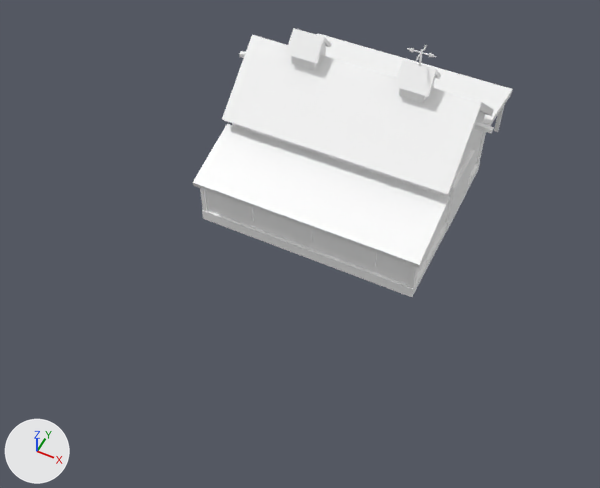
The FBX model Assets/Resources/Art/Model/Building_Barn_Big_01.fbx, before and after one commit.
Camera for both pictures: a 50 mm lens placed at (0.214, -0.555, 0.557), pointed at (-0.006, -0.116, 0.008). Arrows for +X, +Y and +Z are at lower left; the lights stay in place. Where no turn or scale is listed for an object, it has been applied to the vertices.

Script lines for the objects in view, before the commit:
```python
me_mesh = bpy.data.meshes.new('Mesh')
me_mesh.from_pydata(...)  # 488 vertices, 448 faces; spans x -0.119..0.119, y -0.126..0.126, z 0.0..0.164
me_mesh.materials.append(mat_farmshader)  # its picture is missing
ob_building_barn_big_01 = bpy.data.objects.new('Building_Barn_Big_01', me_mesh)
ob_building_barn_big_01.location = (0.0, 0.0, 0.0)
```
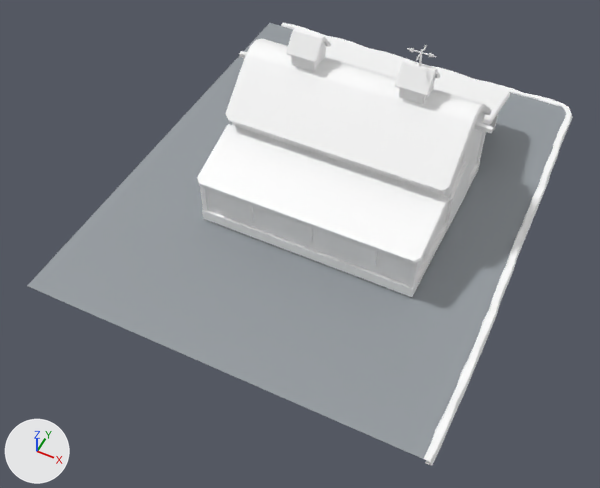
The newer file is also rescaled (x10.0), turned or shifted as a whole; pictures and numbers use the older file's frame.

The change, as JSON lines over the scene's bpy script:
```json
{"op": "add", "block": "img_dungeons_texture_04_png", "code": ["img_dungeons_texture_04_png = load_image('Dungeons_Texture_04.png', '../Textures/Dungeons_Texture_04.png', 1024, 1024, 'sRGB')"]}
{"op": "add", "block": "mat_lambert2", "code": ["mat_lambert2 = principled_material('lambert2')", "mat_lambert2.texture = img_dungeons_texture_04_png"]}
{"op": "add", "block": "mat_blinn4", "code": ["mat_blinn4 = principled_material('blinn4')", "mat_blinn4.base_color = (1.0, 1.0, 1.0)  # white #ffffff", "mat_blinn4.roughness = 0.853"]}
{"block": "me_mesh", "where": "# used by ob_building_barn_big_01; location = (0.0, 0.0, 0.0)"}
{"op": "remove", "block": "me_mesh", "code": "me_mesh.from_pydata(...)  # 488 vertices, 448 faces; spans x -0.119..0.119, y -0.126..0.126, z 0.0..0.164"}
{"op": "add", "block": "me_mesh", "code": "me_mesh.from_pydata(...)  # 745 vertices, 930 faces; spans x -0.119..0.119, y -0.125..0.126, z 0.0..0.164"}
{"block": "me_mesh", "change": "me_mesh part 1: the loose piece of 8 vertices spanning x 0.099..0.103, y 0.117..0.121, z 0.0..0.048 is rebuilt with 8 vertices and now spans x 0.094..0.098, y 0.117..0.121, z 0.0..0.048"}
{"block": "me_mesh", "change": "me_mesh part 2: 27 vertices moved from x -0.103..0.104, y -0.026..0.014, z 0.039..0.161 to x -0.103..0.104, y -0.024..0.014, z 0.032..0.161; 113 vertices removed from x -0.106..0.106, y -0.126..0.126, z 0.0..0.15; 370 vertices added at x -0.106..0.106, y -0.125..0.126, z 0.0..0.149"}
{"op": "add", "block": "me_mesh_001", "code": ["me_mesh_001 = bpy.data.meshes.new('Mesh.001')", "me_mesh_001.from_pydata(...)  # 17 vertices, 10 faces; spans x -0.369..0.0, y 0.0..0.447, z 0.0", "me_mesh_001.materials.append(mat_lambert2)  # picture img_dungeons_texture_04_png"]}
{"op": "add", "block": "me_mesh_002", "code": ["me_mesh_002 = bpy.data.meshes.new('Mesh.002')", "me_mesh_002.from_pydata(...)  # 25 vertices, 16 faces; spans x -0.0016..0.0072, y -0.0563..0.0, z -0.0064..0.0002", "me_mesh_002.materials.append(mat_blinn4)  # its picture is missing"]}
{"op": "add", "block": "me_mesh_003", "code": ["me_mesh_003 = bpy.data.meshes.new('Mesh.003')", "me_mesh_003.from_pydata(...)  # 305 vertices, 216 faces; spans x -0.179..0.179, y -0.199..0.199, z -0.004..0.004", "me_mesh_003.materials.append(mat_blinn4)  # its picture is missing"]}
{"op": "add", "block": "ob_pplane1", "code": ["ob_pplane1 = bpy.data.objects.new('pPlane1', me_mesh_001)", "ob_pplane1.location = (0.1702, -0.2567, -0.0018)"]}
{"op": "add", "block": "ob_polysurface16", "code": ["ob_polysurface16 = bpy.data.objects.new('polySurface16', me_mesh_002)", "ob_polysurface16.location = (0.1663, -0.2022, 0.002)"]}
{"op": "add", "block": "ob_polysurface17", "code": ["ob_polysurface17 = bpy.data.objects.new('polySurface17', me_mesh_003)", "ob_polysurface17.location = (-0.0048, -0.0028, -0.002)"]}
```

Changed parts and their boxes [x1, y1, x2, y2] in the pictures (600 x 488 px):
```json
{"object": "pPlane1", "change": "added", "after": [27, 23, 566, 460]}
{"object": "Building_Barn_Big_01", "change": "reshaped", "before": [193, 28, 513, 297], "after": [197, 28, 510, 297]}
{"object": "polySurface17", "change": "added", "after": [281, 23, 573, 405]}
{"object": "polySurface16", "change": "added", "after": [424, 399, 459, 465]}
{"part": 1, "of": "me_mesh", "change": "rebuilt", "before": [494, 106, 504, 132], "after": [491, 114, 498, 131]}
{"part": 2, "of": "me_mesh", "change": "built on", "before": [193, 28, 513, 268], "after": [197, 28, 510, 264]}
```
